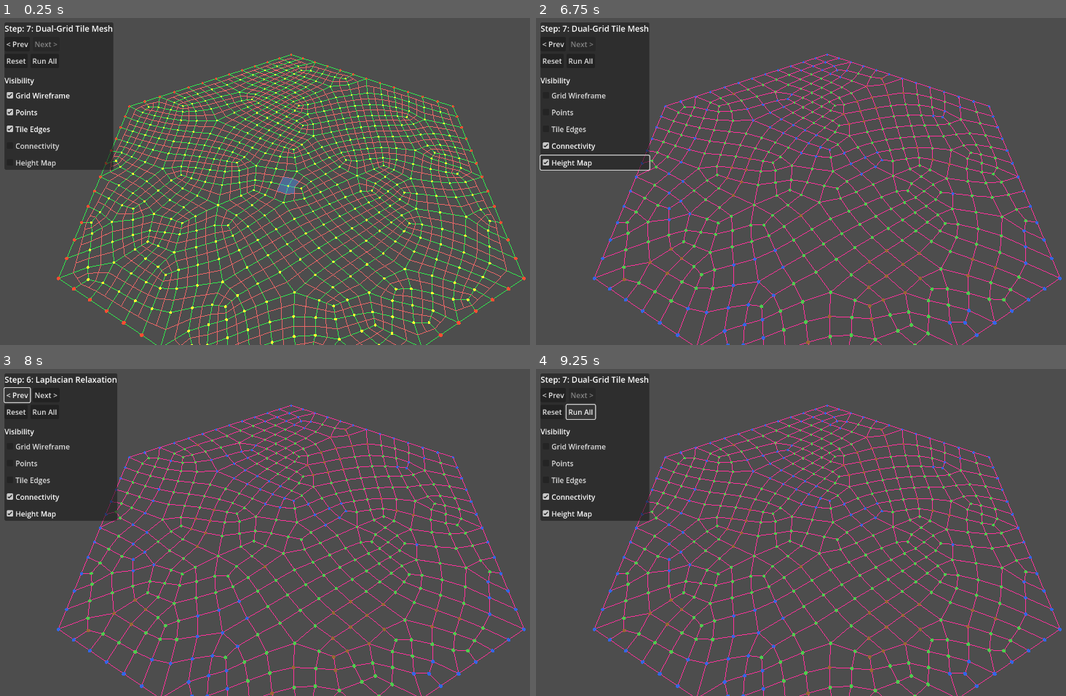
Above: before the commit, frames 1-4 (two rows, left to right).
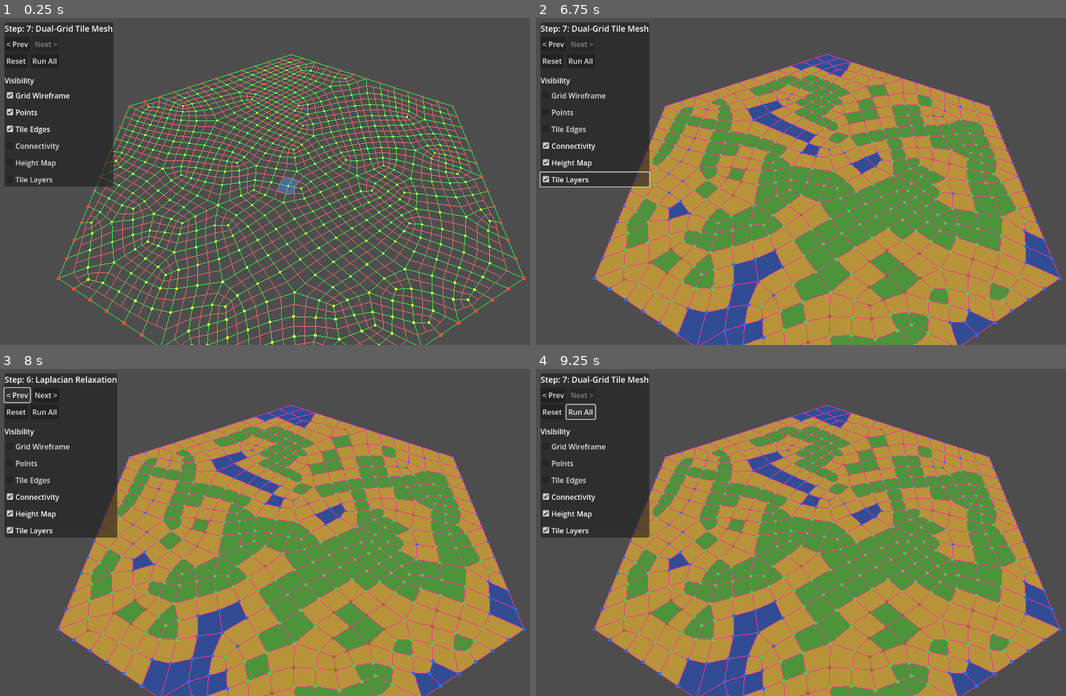
Above: after the commit, the same moments.

Repository: lucasbiancogs/map_generation
Game: Godot game, scene res://scenes/main.tscn
Two runs of this game, one before a commit and one after it. Both use one fixed random seed, a clock stepped at 60 frames per second and the inputs below.
Inputs (mouse positions are in pixels of both pictures, inside the frame that each line leads up to):
- Up to frame 1 (0.25 s): no input
- Up to frame 2 (6.75 s): click "< Prev" at 0.5 s; click "Reset" at 1.25 s; click "Run All" at 2 s; click "Grid Wireframe" at 2.75 s; click "Points" at 3.5 s; click "Tile Edges" at 4.25 s; click "Connectivity" at 5 s; click "Height Map" at 5.75 s; click (594, 178) at 6.5 s, where only the run after the commit has a clickable "Tile Layers"
- Up to frame 3 (8 s): click "< Prev" at 7.25 s
- Up to frame 4 (9.25 s): click "Next >" at 8 s; click "Run All" at 8.75 s

The runs differ from the first frame. In frame 1, 1.0% of the frame differs, in the area x 0-22%, y 46-52%; in frame 2, 53%, in the area x 0-99%, y 11-100%; in frame 3, 53%; in frame 4, 53%.

Commit message:
Add marching-squares mesh lookup per quad
Computes 4-bit index from corner heights for each height transition
layer. Tile layers visualization colors quads blue (water), green
(land), or yellow (transition). New toggle in debug UI.

Diff:
--- a/scripts/map_generation.gd
+++ b/scripts/map_generation.gd
@@ -15,14 +15,19 @@
 ## Maximum terrain height (noise maps to 0..max_height).
 @export_range(1, 5) var max_height: int = 3
 
-## Height per subdivided grid point. -1 for outer edge (no tile).
+## Height per subdivided grid point. 0 = water, 1+ = land/cliff.
 var height_map: PackedInt32Array = PackedInt32Array()
+
+## Per-quad tile layers. Each entry is an array of {layer: int, mesh_index: int}.
+## mesh_index is a 4-bit marching-squares index (0–15).
+var quad_tile_layers: Array[Array] = []
 
 
 func _ready() -> void:
 	# Grid runs in its own _ready. Wait one frame to ensure it's done.
 	await get_tree().process_frame
 	generate_height_map()
+	compute_tile_layers()
 
 
 func generate_height_map() -> void:
@@ -53,3 +58,40 @@
 			# Map the remaining range [water_threshold, 1] to [1, max_height].
 			var t: float = (noise_val - water_threshold) / (1.0 - water_threshold)
 			height_map[i] = clampi(int(t * max_height) + 1, 1, max_height)
+
+
+## For each subdivided quad, computes which mesh to place at each height layer.
+## Uses marching-squares: 4 corner heights reduced to binary per layer -> 4-bit index.
+func compute_tile_layers() -> void:
+	quad_tile_layers.clear()
+
+	if height_map.is_empty() or grid.subdivided_quads.is_empty():
+		return
+
+	for quad in grid.subdivided_quads:
+		var h0: int = height_map[quad[0]]
+		var h1: int = height_map[quad[1]]
+		var h2: int = height_map[quad[2]]
+		var h3: int = height_map[quad[3]]
+
+		var min_h: int = mini(mini(h0, h1), mini(h2, h3))
+		var max_h: int = maxi(maxi(h0, h1), maxi(h2, h3))
+
+		var layers: Array = []
+
+		if min_h == max_h:
+			# Flat quad — all corners same height.
+			# Index 15 (all above) for land, index 0 (all below) for water.
+			var mesh_index: int = 15 if min_h > 0 else 0
+			layers.append({"layer": min_h, "mesh_index": mesh_index})
+		else:
+			# Transition quad — compute one mesh per height step.
+			for layer in range(min_h, max_h):
+				var b0: int = 1 if h0 > layer else 0
+				var b1: int = 1 if h1 > layer else 0
+				var b2: int = 1 if h2 > layer else 0
+				var b3: int = 1 if h3 > layer else 0
+				var mesh_index: int = b0 | (b1 << 1) | (b2 << 2) | (b3 << 3)
+				layers.append({"layer": layer, "mesh_index": mesh_index})
+
+		quad_tile_layers.append(layers)
--- a/scripts/organic_grid_visualizer.gd
+++ b/scripts/organic_grid_visualizer.gd
@@ -11,6 +11,7 @@
 var show_tile_edges: bool = true
 var show_connectivity: bool = false
 var show_height_map: bool = false
+var show_tile_layers: bool = false
 
 ## Rebuilds visualization for the grid's current step, respecting toggle flags.
 func refresh() -> void:
@@ -44,6 +45,8 @@
 				_draw_tile_edges()
 			if show_height_map and map_gen and not map_gen.height_map.is_empty():
 				_draw_height_map()
+			if show_tile_layers and map_gen and not map_gen.quad_tile_layers.is_empty():
+				_draw_tile_layers()
 
 
 func _clear() -> void:
@@ -154,6 +157,67 @@
 			var t: float = float(h - 1) / float(maxi(max_h - 1, 1))
 			color = Color(0.3, 0.8, 0.3).lerp(Color(0.6, 0.4, 0.2), t)  # green -> brown
 		_create_point_cloud(groups[h], color, 0.04)
+
+
+func _draw_tile_layers() -> void:
+	# Color each quad face by its bottom-layer marching-squares index.
+	# Index 0 = all water (blue), index 15 = all land (green), transitions = orange/yellow.
+	var verts := PackedVector3Array()
+	var colors := PackedColorArray()
+	var normals := PackedVector3Array()
+	var lift := Vector3.UP * 0.003
+
+	for qi in range(grid.subdivided_quads.size()):
+		if qi >= map_gen.quad_tile_layers.size():
+			break
+		var layers: Array = map_gen.quad_tile_layers[qi]
+		if layers.is_empty():
+			continue
+
+		# Use the bottom layer's mesh_index for coloring.
+		var mesh_index: int = layers[0]["mesh_index"]
+		var color: Color
+		if mesh_index == 0:
+			color = Color(0.15, 0.3, 0.7, 0.7)   # all water
+		elif mesh_index == 15:
+			color = Color(0.3, 0.7, 0.2, 0.7)     # all land
+		else:
+			color = Color(0.9, 0.7, 0.2, 0.7)     # transition
+
+		var quad: PackedInt32Array = grid.subdivided_quads[qi]
+		var p0 := grid.subdivided_points[quad[0]] + lift
+		var p1 := grid.subdivided_points[quad[1]] + lift
+		var p2 := grid.subdivided_points[quad[2]] + lift
+		var p3 := grid.subdivided_points[quad[3]] + lift
+
+		# Two triangles per quad.
+		verts.append(p0); verts.append(p1); verts.append(p2)
+		verts.append(p0); verts.append(p2); verts.append(p3)
+		for _i in range(6):
+			colors.append(color)
+			normals.append(Vector3.UP)
+
+	if verts.is_empty():
+		return
+
+	var arr_mesh := ArrayMesh.new()
+	var arrays := []
+	arrays.resize(Mesh.ARRAY_MAX)
+	arrays[Mesh.ARRAY_VERTEX] = verts
+	arrays[Mesh.ARRAY_NORMAL] = normals
+	arrays[Mesh.ARRAY_COLOR] = colors
+	arr_mesh.add_surface_from_arrays(Mesh.PRIMITIVE_TRIANGLES, arrays)
+
+	var mat := StandardMaterial3D.new()
+	mat.vertex_color_use_as_albedo = true
+	mat.shading_mode = BaseMaterial3D.SHADING_MODE_UNSHADED
+	mat.transparency = BaseMaterial3D.TRANSPARENCY_ALPHA
+	mat.cull_mode = BaseMaterial3D.CULL_DISABLED
+	arr_mesh.surface_set_material(0, mat)
+
+	var mesh_inst := MeshInstance3D.new()
+	mesh_inst.mesh = arr_mesh
+	add_child(mesh_inst)
 
 
 func _draw_connectivity() -> void:
--- a/scripts/step_controller.gd
+++ b/scripts/step_controller.gd
@@ -100,6 +100,10 @@
 		visualizer.show_height_map = toggled
 		visualizer.refresh()
 	)
+	_add_toggle(vbox, "Tile Layers", visualizer.show_tile_layers, func(toggled: bool):
+		visualizer.show_tile_layers = toggled
+		visualizer.refresh()
+	)
 
 	panel.add_child(vbox)
 	add_child(panel)
Not shown, changed: IMPLEMENTATION.md
